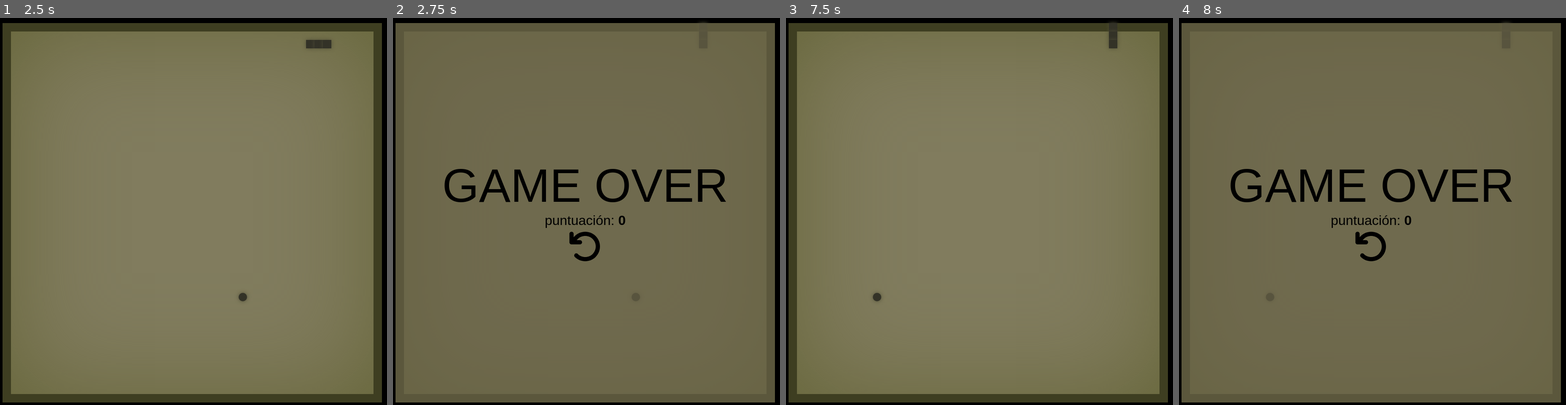
Above: before the commit, frames 1-4 (left to right).
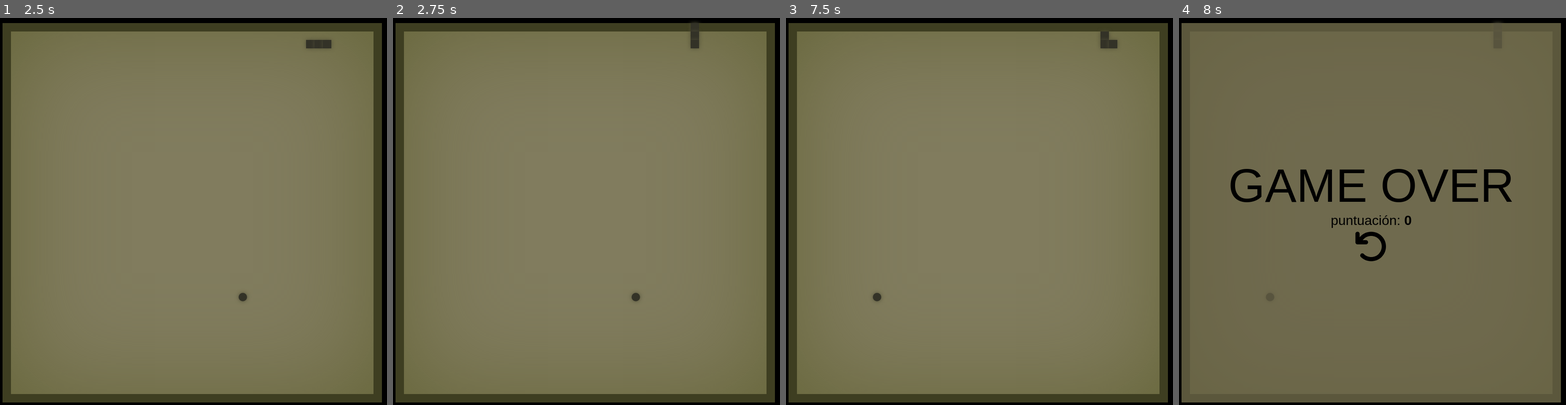
Above: after the commit, the same moments.

Repository: user-cortes/snakegame
Game: browser game, page index.html
Two runs of this game, one before a commit and one after it. Both use one fixed random seed, a clock stepped at 60 frames per second and the inputs below.
Inputs (mouse positions are in pixels of both pictures, inside the frame that each line leads up to):
- Up to frame 1 (2.5 s): hold Right 1.03-1.53 s; hold Down 1.58-1.85 s; hold Left 1.9-2.47 s; click (193, 238) at 2.02 s
- Up to frame 2 (2.75 s): hold Up from 2.52 s (still down)
- Up to frame 3 (7.5 s): release Up at 2.82 s; hold Right 2.87-3.53 s; hold Up 3.58-3.82 s; hold Left 3.87-4.3 s; hold Down 4.35-4.68 s; click (979, 246) at 4.52 s; hold Right 4.73-5.23 s; hold Down 5.28-5.55 s; hold Left 5.6-6.17 s; hold Up 6.22-6.52 s; hold Right 6.57-7.23 s; click (979, 246) at 7.02 s; hold Up from 7.28 s (still down)
- Up to frame 4 (8 s): release Up at 7.52 s; hold Left from 7.57 s (still down)

Frame 1 is identical in both runs. In frame 2, 11% of the frame differs, in the area x 0-99%, y 1-100%; in frame 3, 0.1%; in frame 4, less than 0.1%.

Commit message:
upgrade sounds

Diff:
--- a/index.html
+++ b/index.html
@@ -28,6 +28,10 @@
     </div>
 
     <script>
+        //sonidos
+        let sonido_comer = new Audio('sounds/puntuar.wav');
+        let sonido_choque = new Audio('sounds/choque_sound.wav')
+
         //crear casillas
         const casillas_totales = 2025;
         for (let i = 0; i < casillas_totales; i++) {
@@ -92,21 +96,18 @@
         let pos_derecha = +1;
         let pos_arriba = -45;
         let pos_abajo = +45;
-
+        let enProceso = false;
         let direccion = pos_izquierda
 
         document.addEventListener('keydown', function (event) {
-            let actual_posicion_cabeza = document.getElementById('cn_' + posicion_cabeza);
-
+            let flechas = '';
             switch (event.key) {
                 case 'ArrowLeft':
                     if (direccion == pos_derecha) {
                         console.log('no puedes ir hacia la derecha');
                         break;
                     }
-                    if (actual_posicion_cabeza !== document.getElementById('cn_' + (posicion_cabeza + pos_izquierda))) {
-                        direccion = pos_izquierda;
-                    }
+                    setTimeout(() => { direccion = pos_izquierda; }, 50)
                     break;
 
                 case 'ArrowRight':
@@ -114,9 +115,7 @@
                         console.log('no puedes ir hacia la izquierda');
                         break;
                     }
-                    if (actual_posicion_cabeza !== document.getElementById('cn_' + (posicion_cabeza + pos_derecha))) {
-                        direccion = pos_derecha;
-                    }
+                    setTimeout(() => { direccion = pos_derecha; }, 50)
                     break;
 
                 case 'ArrowUp':
@@ -124,9 +123,7 @@
                         console.log('no puedes ir hacia arriba');
                         break;
                     }
-                    if (actual_posicion_cabeza !== document.getElementById('cn_' + (posicion_cabeza + pos_arriba))) {
-                        direccion = pos_arriba;
-                    }
+                    setTimeout(() => { direccion = pos_arriba; }, 50)
                     break;
 
                 case 'ArrowDown':
@@ -134,12 +131,9 @@
                         console.log('no puedes ir hacia abajo');
                         break;
                     }
-                    if (actual_posicion_cabeza !== document.getElementById('cn_' + (posicion_cabeza + pos_izquierda))) {
-                        direccion = pos_abajo;
-                    }
-                    break;
-            }
-            console.log(event.key);
+                    setTimeout(() => { direccion = pos_abajo; }, 50)
+                    break;
+            }
         });
 
         function moverSnake() {
@@ -152,6 +146,8 @@
 
                 if ('cn_' + posicion_cabeza === posicion_alimento) {
                     reubicarAlimento(posicion_snake);
+                    sonido_comer.currentTime = 0;
+                    sonido_comer.play();
                     puntuacion++
                     document.getElementById('puntaje').textContent = puntuacion;
                 } else {
@@ -159,6 +155,9 @@
                 }
                 dibujarSnake();
             } else {
+                clearInterval(movimiento);
+                sonido_choque.currentTime = 0;
+                sonido_choque.play();
                 console.log('gamer over')
                 document.getElementById('pantalla-gameover').style.display = 'flex';
                 document.getElementById('puntaje').textContent = puntuacion;
--- a/style.css
+++ b/style.css
@@ -19,6 +19,8 @@
     position: relative;
     background-color: rgb(129, 124, 94);
     box-shadow: inset 0px 0px 300px rgb(100, 100, 54);
+
+    zoom: min(1, calc(100vw / 904px));
 }
 
 .casilla {
Not shown, added: sounds/choque_sound.wav
Not shown, added: sounds/puntuar.wav
